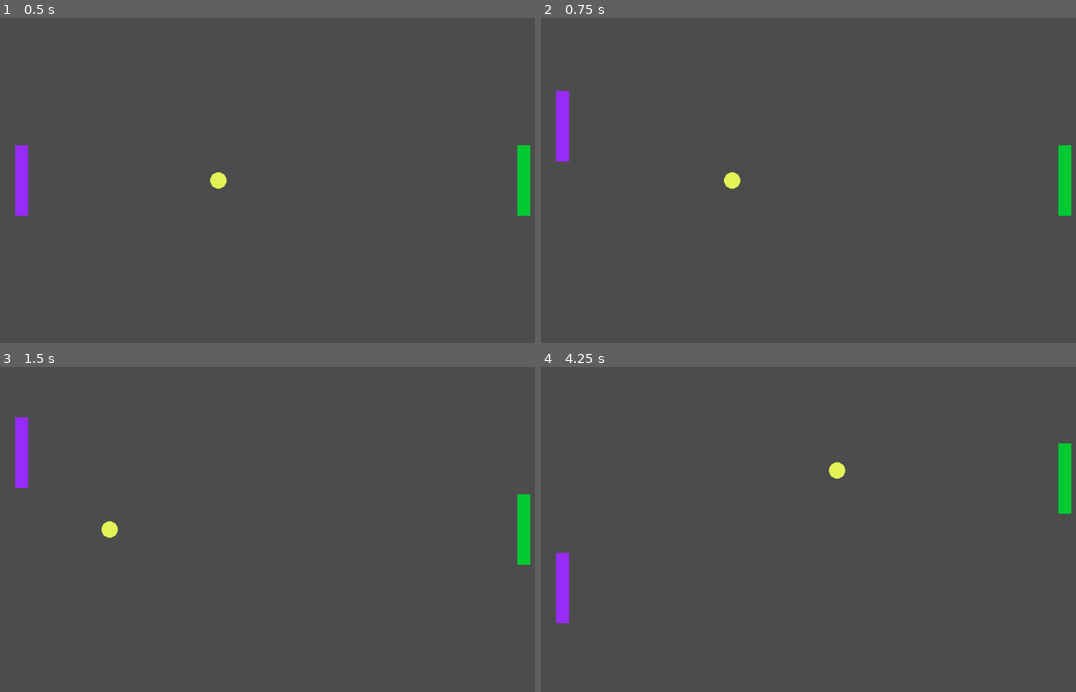
Above: before the commit, frames 1-4 (two rows, left to right).
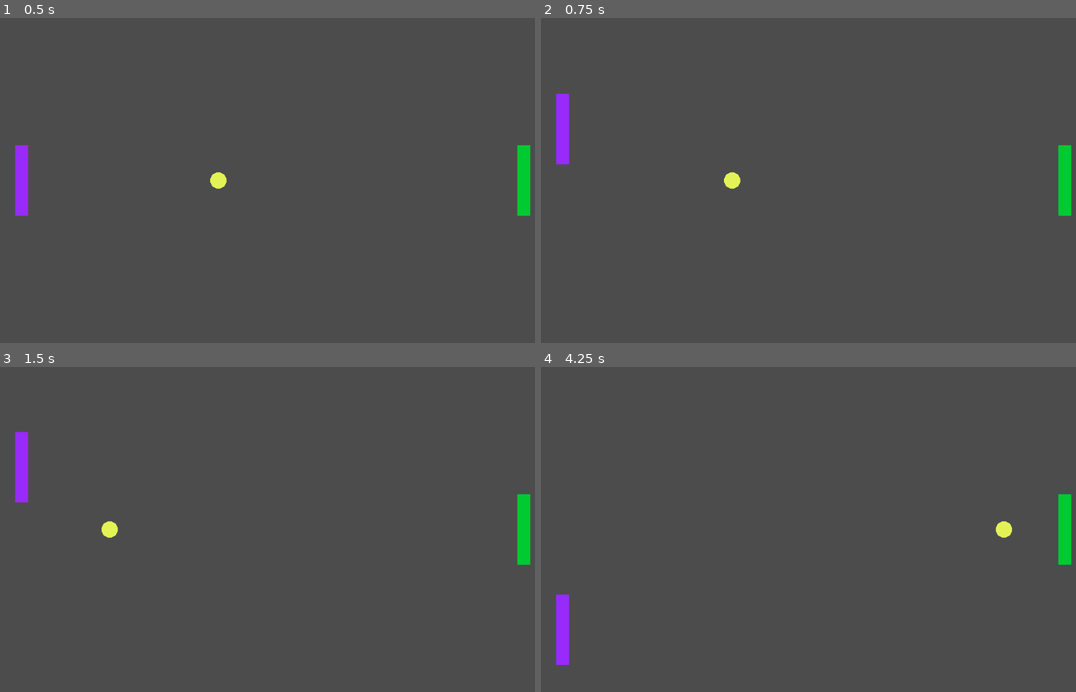
Above: after the commit, the same moments.

Repository: Alex-Lavenill/PinkPong
Game: Godot game, scene res://src/Main/Main.tscn
Two runs of this game, one before a commit and one after it. Both use one fixed random seed, a clock stepped at 60 frames per second and the inputs below.
Inputs:
- Up to frame 1 (0.5 s): no input
- Up to frame 2 (0.75 s): hold Up (ui_up) from 0.53 s (still down)
- Up to frame 3 (1.5 s): release Up (ui_up) at 1.28 s; hold Down (ui_down) from 1.28 s (still down)
- Up to frame 4 (4.25 s): release Down (ui_down) at 2.03 s; hold Up (ui_up) 2.03-3.53 s; hold Down (ui_down) from 3.53 s (still down)

Frame 1 is identical in both runs. In frame 2, less than 0.1% of the frame differs, in the area x 2-6%, y 22-46%; in frame 3, 0.2%; in frame 4, 1.7%, in the area x 2-100%, y 23-92%.

Commit message:
Ajustes nos Pads e documentação.
Abstrai algumas funções repetidas no Player e no Enemy para o Pad (script pai de ambos).
Adicionada documentação nos scripts Ball.gd, Pad.gd, Player.gd e Enemy.gd.

Diff:
--- a/src/Ball/Ball.gd
+++ b/src/Ball/Ball.gd
@@ -1,30 +1,58 @@
 extends KinematicBody2D
 
+# Características da Ball, exportadas para o editor
 export var color := Color.aliceblue
 export var radius := 15.0
 export var speed = 200.0
 export var speed_scale := 1.2
 
-var initial_dir: float
+var origin : Vector2
+var initial_direction: float
 var direction: Vector2
-var variation_angle := 10
+var velocity : float
 
+# Trata collisionshape;
+# Inicializa variáveis (origin e velocity);
+# Randomiza direção inicial da Ball.
 func _ready() -> void:
 	$Coll.shape.radius = radius
 
-	randomize()
-	initial_dir = randi() %2
+	origin = position
+	velocity = speed
 
-	if initial_dir == 0:
+	# 0 == esquerda; 1 == direita
+	randomize() # Para a ficar realmente aleatório
+	initial_direction = randi() %2 # APENAS 0 ou 1
+	if initial_direction == 0:
 		direction = Vector2.LEFT
 	else:
 		direction = Vector2.RIGHT
 
+# Desenhando a Ball na tela
 func _draw() -> void:
 	draw_circle(Vector2.ZERO, radius, color)
 
+# Move numa direção com velocidade constante, detecta colisões caso existam;
+# Passar para trás de um Pad: ponto do adversário;
+# Colidir com Pad/parede (supeior/inferior): escalar velocidade e ricochetear.
 func _physics_process(delta: float) -> void:
-	var collisor := move_and_collide(direction * speed * delta)
+	# movendo a Ball e detectando colisões (quando existem)
+	var collisor := move_and_collide(direction * velocity * delta)
+
 	if collisor:
-		speed *= speed_scale
-		direction = direction.bounce(collisor.normal)
+		if collisor.collider.name.begins_with('Left'):
+			get_parent().playerPoint()
+			restart_ball()
+		elif collisor.collider.name.begins_with('Right'):
+			get_parent().enemyPoin()
+			restart_ball()
+		else:
+			velocity *= speed_scale # escalando a velocidade sempre que colide
+			direction = direction.bounce(collisor.normal) # ricochete
+
+# Reiniciando posição, e velocidade da Ball
+# Reinicia na direção daquele que fez o ponto
+func restart_ball() -> void:
+	position = origin
+	direction *= -1
+	velocity = speed
--- a/src/Classes/Pad.gd
+++ b/src/Classes/Pad.gd
@@ -1,18 +1,34 @@
 extends KinematicBody2D
+# Classe abstrata Pad
+# Herdada por Player e Enemy
 
+# Configurações do Pad, exportadas para o editor
 export var color := Color.blueviolet
 export var size := Vector2(30, 140)
+export var padSize := Vector2(12, 65)
 export var speed := 500
-export var padSize := Vector2(12, 65)
+export var acceleration := .2
+export var max_velocity := 600
 
+# Carrega o collisionshape "PadColl"
 onready var preColl := preload("res://src/Classes/PadColl.tscn")
 
 var offset := Vector2(-padSize.x, -padSize.y)
+var velocity := speed
+var direction : Vector2
 
+# Adiciona o collisionshape
 func _ready() -> void:
 	var Coll := preColl.instance()
 	add_child(Coll)
 
-# Desenha o pad na tela
+# Desenha o Pad na tela
 func _draw() -> void:
 	draw_rect(Rect2(offset, padSize*2), color)
+
+# Calcula e trata a movimentação do Pad
+func _physics_process(delta: float) -> void:
+	velocity = clamp(velocity, .2, max_velocity)
+
+	var movement_ammount := direction * velocity * delta
+	move_and_collide(movement_ammount)
--- a/src/Enemy/Enemy.gd
+++ b/src/Enemy/Enemy.gd
@@ -1,29 +1,22 @@
 extends "res://src/Classes/Pad.gd"
-
-export var acceleration := 0.12
-export var tolerance := 5
-
-var ball_posY : float
-var target : Vector2
-var velocity : float
 
 func _ready() -> void:
 	$Coll.rotation_degrees = 180
 
 func _physics_process(delta: float) -> void:
+	enemyVelocity()
+
+# Captura a posição da Ball, que determina a direção do Pad;
+# Calcula a aceleração do Pad.
+func enemyVelocity() -> void:
 	if get_parent():
-		ball_posY = get_parent().get_node("Ball").position.y
+		var ball_posY : float = get_parent().get_node("Ball").position.y
 		if ball_posY < (position.y-15):
-			target = Vector2.UP
+			direction = Vector2.UP
 			velocity += speed * acceleration
 		elif ball_posY > (position.y+15):
-			target = Vector2.DOWN
+			direction = Vector2.DOWN
 			velocity += speed * acceleration
 		else:
-			target = Vector2.ZERO
-			velocity += speed * -acceleration
-
-	velocity = clamp(velocity, 5, 350)
-	var movement_ammount := target * velocity * delta
-
-	move_and_collide(movement_ammount)
+			direction = Vector2.ZERO
+			velocity -= speed * acceleration/2
--- a/src/Main/Main.gd
+++ b/src/Main/Main.gd
@@ -1,5 +1,14 @@
 extends Node
 
+var player_score := 0
+var enemy_score := 0
 
 func _ready() -> void:
+
 	pass
+
+func playerPoint() -> void:
+	player_score += 1
+
+func enemyPoin() -> void:
+	enemy_score += 1
--- a/src/Main/Main.tscn
+++ b/src/Main/Main.tscn
@@ -1,8 +1,9 @@
-[gd_scene load_steps=7 format=2]
+[gd_scene load_steps=8 format=2]
 
 [ext_resource path="res://src/Player/Player.tscn" type="PackedScene" id=1]
 [ext_resource path="res://src/Ball/Ball.gd" type="Script" id=2]
 [ext_resource path="res://src/Enemy/Enemy.tscn" type="PackedScene" id=3]
+[ext_resource path="res://src/Main/Main.gd" type="Script" id=4]
 
 [sub_resource type="CircleShape2D" id=1]
 radius = 15.0
@@ -14,6 +15,7 @@
 extents = Vector2( 88, 300 )
 
 [node name="Main" type="Node"]
+script = ExtResource( 4 )
 
 [node name="Ball" type="KinematicBody2D" parent="."]
 position = Vector2( 512, 300 )
@@ -45,15 +47,20 @@
 position = Vector2( 0, 450 )
 shape = SubResource( 2 )
 
-[node name="LeftRight" type="RigidBody2D" parent="."]
+[node name="LeftLimit" type="RigidBody2D" parent="."]
 position = Vector2( 512, 300 )
 mode = 3
 gravity_scale = 0.0
 
-[node name="Left" type="CollisionShape2D" parent="LeftRight"]
+[node name="Left" type="CollisionShape2D" parent="LeftLimit"]
 position = Vector2( -600, 0 )
 shape = SubResource( 3 )
 
-[node name="Right" type="CollisionShape2D" parent="LeftRight"]
+[node name="RightLimit" type="RigidBody2D" parent="."]
+position = Vector2( 512, 300 )
+mode = 3
+gravity_scale = 0.0
+
+[node name="Right" type="CollisionShape2D" parent="RightLimit"]
 position = Vector2( 600, 0 )
 shape = SubResource( 3 )
--- a/src/Player/Player.gd
+++ b/src/Player/Player.gd
@@ -1,11 +1,17 @@
 extends "res://src/Classes/Pad.gd"
 
 func _physics_process(delta: float) -> void:
-	movement(delta)
+	playerVelocity()
 
-# Captura os inputs e cuida da movimentação do pad
-func movement(delta : float) -> void:
+# Captura os inputs, que determinam a direção do Pad;
+# Calcula a aceleração do Pad.
+func playerVelocity() -> void:
 	if Input.is_action_pressed("ui_up") and (position.y + offset.y) > 0:
-		position.y -= speed * delta
-	if Input.is_action_pressed("ui_down") and (position.y - offset.y) < 600:
-		position.y += speed * delta
+		direction = Vector2.UP
+		velocity += speed * acceleration
+	elif Input.is_action_pressed("ui_down") and (position.y - offset.y) < 600:
+		direction = Vector2.DOWN
+		velocity += speed * acceleration
+	else:
+		direction = Vector2.ZERO
+		velocity -= speed * acceleration/2
